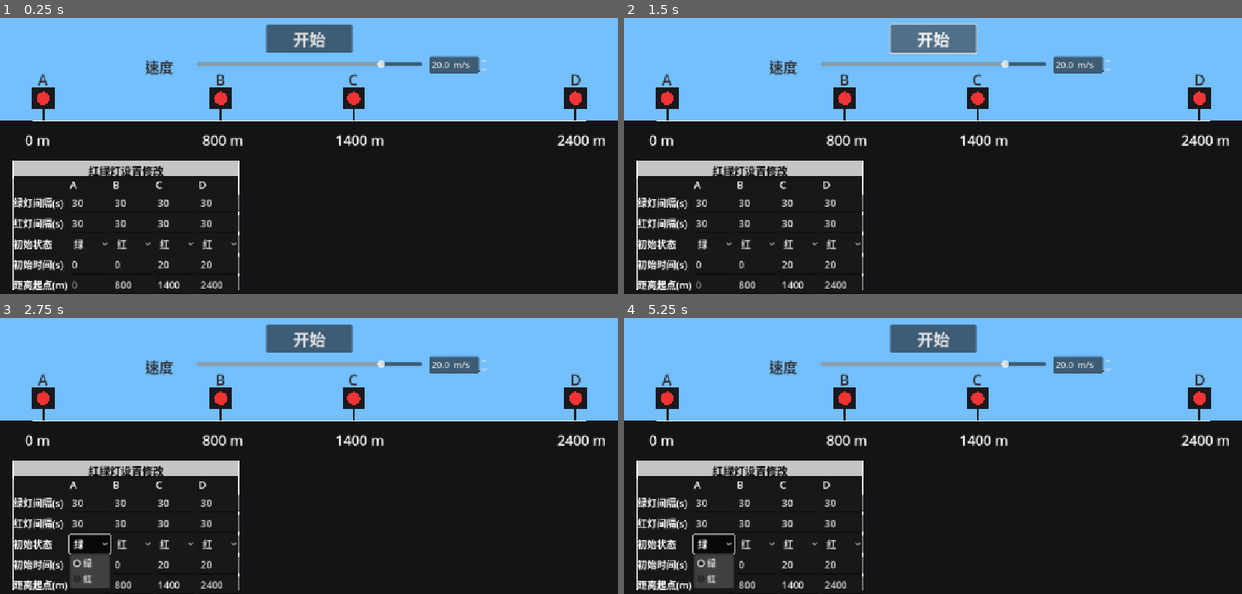
Above: before the commit, frames 1-4 (two rows, left to right).
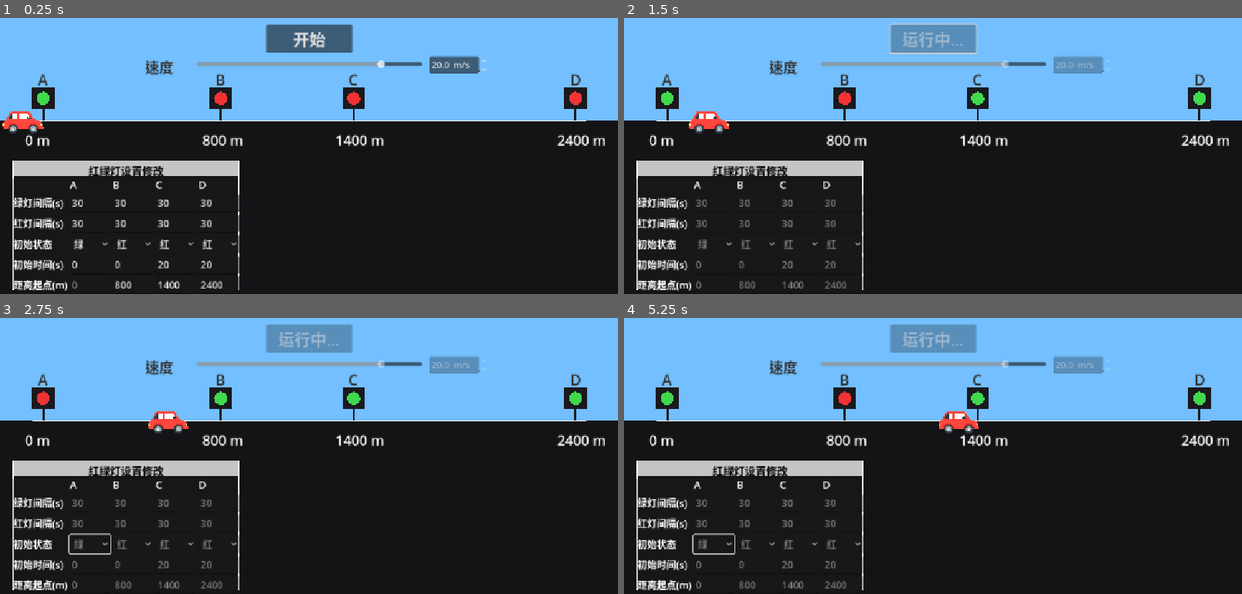
Above: after the commit, the same moments.

Repository: condor86/trafficsimulator
Game: Godot game, scene res://Main.tscn
Two runs of this game, one before a commit and one after it. Both use one fixed random seed, a clock stepped at 60 frames per second and the inputs below.
Inputs (mouse positions are in pixels of both pictures, inside the frame that each line leads up to):
- Up to frame 1 (0.25 s): no input
- Up to frame 2 (1.5 s): click "开始" at 0.5 s; click (933, 37) at 1.25 s, where only the run before the commit has a clickable "开始"
- Up to frame 3 (2.75 s): click (86, 544) at 2 s, where only the run before the commit has a clickable "绿"
- Up to frame 4 (5.25 s): click (753, 544) at 2.75 s, where only the run before the commit has a clickable "红"; click (797, 544) at 3.5 s, where only the run before the commit has a clickable "红"; click (840, 544) at 4.25 s, where only the run before the commit has a clickable "红"; click (710, 544) at 5 s, where only the run before the commit has a clickable "绿"

The runs differ from the first frame. In frame 1, 0.4% of the frame differs, in the area x 0-8%, y 26-42%; in frame 2, 3.3%; in frame 3, 4.1%, in the area x 11-95%, y 2-99%; in frame 4, 4.1%.
Error before the commit: Invalid call. Nonexistent function 'read_all_lights' in base 'Control (TrafficUI)'. (res://scripts/traffic_root.gd:78)

Commit message:
fix: 修好了clamp的bug，现在整个代码是可以正常跑的
但是整个代码有臃肿的问题，后续我会尝试重构一下代码

Diff:
--- a/scripts/traffic_root.gd
+++ b/scripts/traffic_root.gd
@@ -43,7 +43,7 @@
 
 const LIGHT_SCALE := 1.5
 
-# 新增：距离约束
+# 新增：距离约束（这里可以保留，但不再做“全行回推”）
 const DIST_MIN_GAP := 50.0
 const DIST_MAX_D := 3000.0
 
@@ -67,7 +67,6 @@
 	ui.set_show_light_panels(show_light_panels)
 	ui.layout_for_intersections(_intersection_positions, road_y, tick_size)
 
-	# 把当前导出的 ABCD 距离回写给 UI，保证一致
 	ui.set_distances_from_root([
 		0.0,
 		dist_B_from_A_m,
@@ -137,7 +136,6 @@
 	queue_redraw()
 
 func _on_ui_start_pressed() -> void:
-	# 开始之前再读一遍 UI 的距离，做一次兜底
 	var dists_from_ui = ui.read_all_distances()
 	_apply_distances_from_ui(dists_from_ui)
 
@@ -156,12 +154,10 @@
 	_waiting_dialog_unlock = false
 
 func _on_ui_lights_changed() -> void:
-	# 不在运行时才能变
 	if _sim and not _sim.running:
 		var lights = ui.read_all_lights()
 		_sim.apply_lights(lights)
 
-		# ★ 新增：读位置并应用
 		var dists_from_ui = ui.read_all_distances()
 		_apply_distances_from_ui(dists_from_ui)
 
@@ -171,33 +167,21 @@
 	if _sim and not _sim.running:
 		_sim.set_speed_mps(clampf(v, speed_min_mps, speed_max_mps))
 
+# ✔ 关键改动：不再做“全行级联回推”，只吃 UI 的数值
 func _apply_distances_from_ui(dists: Array) -> void:
 	if dists.size() < 4:
 		return
 
-	var a := 0.0
-	var b := float(dists[1])
-	var c := float(dists[2])
-	var d := float(dists[3])
-
-	# 和 UI 一样的规则，再夹一遍
-	b = maxf(b, a + DIST_MIN_GAP)
-	c = maxf(c, b + DIST_MIN_GAP)
-	d = maxf(d, c + DIST_MIN_GAP)
-	d = minf(d, DIST_MAX_D)
-
-	if c > d - DIST_MIN_GAP:
-		c = d - DIST_MIN_GAP
-	if b > c - DIST_MIN_GAP:
-		b = c - DIST_MIN_GAP
-	b = maxf(b, a + DIST_MIN_GAP)
-
-	# 更新导出量
-	dist_B_from_A_m = b
-	dist_C_from_A_m = c
-	dist_D_from_A_m = d
-
-	# 重新布局 + 同步 UI + 同步模拟
+	# A 永远是 0
+	dist_B_from_A_m = float(dists[1])
+	dist_C_from_A_m = float(dists[2])
+	dist_D_from_A_m = float(dists[3])
+
+	# 这里如果你担心 UI 给了一个特别离谱的，就只做硬边界，不做连锁：
+	dist_B_from_A_m = clampf(dist_B_from_A_m, 0.0 + DIST_MIN_GAP, DIST_MAX_D)
+	dist_C_from_A_m = clampf(dist_C_from_A_m, dist_B_from_A_m + DIST_MIN_GAP, DIST_MAX_D)
+	dist_D_from_A_m = clampf(dist_D_from_A_m, dist_C_from_A_m + DIST_MIN_GAP, DIST_MAX_D)
+
 	_auto_layout_positions()
 	ui.layout_for_intersections(_intersection_positions, road_y, tick_size)
 	if _sim:
@@ -274,7 +258,6 @@
 
 	var dist_labels = PackedFloat32Array([0.0, dist_B_from_A_m, dist_C_from_A_m, dist_D_from_A_m])
 
-	# 用当前 _sim.t 来算灯的状态，避免结束那一帧回到 0
 	var t_for_lights: float = 0.0
 	if _sim:
 		t_for_lights = _sim.t
@@ -297,7 +280,6 @@
 			col = COL_GREEN if int(st["state"]) == LightConfig.LightState.GREEN else COL_RED
 		draw_circle(Vector2(ix, y_bulb), light_bulb_radius * LIGHT_SCALE, col)
 
-		# ABCD 标签
 		draw_string(
 			font,
 			Vector2(ix - 10.0, y_bulb - (16.0 * LIGHT_SCALE)),
@@ -308,7 +290,6 @@
 			COL_LABEL
 		)
 
-		# 距离标签
 		var dist_text: String = str(roundi(dist_labels[i])) + " m"
 		draw_string(
 			font,
--- a/scripts/traffic_ui.gd
+++ b/scripts/traffic_ui.gd
@@ -10,6 +10,7 @@
 
 const DEFAULT_SPEED := 20.0
 
+# 距离行配置
 const DIST_ROW_IDX := 4
 const DIST_MIN_GAP := 50.0
 const DIST_MAX_D := 3000.0
@@ -23,7 +24,7 @@
 var _light_title: Label
 var _light_panel: Panel
 var _light_grid: GridContainer
-var _light_fields: Array = []
+var _light_fields: Array = []     # 5 行，每行 4 个控件
 
 var _table_border_rect: Rect2 = Rect2()
 var _locked_during_run: bool = false
@@ -39,6 +40,7 @@
 const _COL_TITLES = ["A", "B", "C", "D"]
 
 func _ready() -> void:
+	# 顶部控件
 	start_button = get_node_or_null("StartButton") as Button
 	if start_button == null:
 		start_button = Button.new()
@@ -67,6 +69,7 @@
 	_ensure_light_table()
 	_hide_legacy_light_panels()
 
+	# 信号
 	if not start_button.pressed.is_connected(_on_start_pressed):
 		start_button.pressed.connect(_on_start_pressed)
 	if not speed_slider.value_changed.is_connected(_on_speed_slider_changed):
@@ -74,6 +77,7 @@
 	if not speed_input.value_changed.is_connected(_on_speed_input_changed):
 		speed_input.value_changed.connect(_on_speed_input_changed)
 
+	# 默认速度
 	var def := clampf(DEFAULT_SPEED, speed_min_mps, speed_max_mps)
 	speed_slider.value = def
 	speed_input.value = def
@@ -107,6 +111,7 @@
 	speed_input.add_theme_font_size_override("font_size", 22)
 
 func layout_for_intersections(intersections: PackedFloat32Array, road_y: float, tick_size: float) -> void:
+	# 顶部一排
 	if intersections.size() >= 2:
 		var left_x: float = intersections[0]
 		var right_x: float = intersections[intersections.size() - 1]
@@ -135,6 +140,7 @@
 			row_up_y - 4.0
 		)
 
+	# 下方表格
 	if _light_panel:
 		var panel_x: float = 24.0
 		var panel_y: float = road_y + tick_size + 90.0
@@ -180,7 +186,7 @@
 		speed_slider.value = clamped
 	emit_signal("speed_changed", clamped)
 
-# ---------- 表格 ----------
+# —— 创建表格 ——
 func _ensure_light_table() -> void:
 	if _light_panel:
 		return
@@ -203,9 +209,12 @@
 
 	_light_grid = GridContainer.new()
 	_light_grid.columns = 5
+	_light_grid.size_flags_horizontal = Control.SIZE_EXPAND_FILL
+	_light_grid.size_flags_vertical = Control.SIZE_EXPAND_FILL
 	_light_grid.custom_minimum_size = Vector2(400, 190)
 	_light_panel.add_child(_light_grid)
 
+	# 第一行：空 + A/B/C/D
 	var empty_lbl := Label.new()
 	empty_lbl.text = ""
 	empty_lbl.add_theme_font_size_override("font_size", 20)
@@ -231,6 +240,7 @@
 		for col_idx in range(_COL_TITLES.size()):
 			var node: Control
 			if row_idx == 2:
+				# 初始状态 → 下拉
 				var ob := OptionButton.new()
 				ob.add_item("绿", 0)
 				ob.add_item("红", 1)
@@ -240,22 +250,23 @@
 				_light_grid.add_child(ob)
 				node = ob
 			elif row_idx == DIST_ROW_IDX:
+				# 距离起点(m)
 				var le_dist := LineEdit.new()
 				le_dist.size_flags_horizontal = Control.SIZE_EXPAND_FILL
 				le_dist.custom_minimum_size = Vector2(70, 26)
 				le_dist.add_theme_font_size_override("font_size", 18)
-
 				if col_idx == 0:
 					le_dist.text = "0"
 					le_dist.editable = false
 				else:
 					le_dist.text = "800"
+					# ✔ 这里带上列号
 					le_dist.text_submitted.connect(_on_distance_cell_submitted.bind(col_idx))
 					le_dist.focus_exited.connect(_on_distance_cell_focus_exited.bind(col_idx))
-
 				_light_grid.add_child(le_dist)
 				node = le_dist
 			else:
+				# 普通数值
 				var le := LineEdit.new()
 				le.size_flags_horizontal = Control.SIZE_EXPAND_FILL
 				le.custom_minimum_size = Vector2(70, 26)
@@ -266,7 +277,7 @@
 			row_arr.append(node)
 		_light_fields.append(row_arr)
 
-	# 默认值保持原来的
+	# 默认值
 	(_light_fields[0][0] as LineEdit).text = "30"
 	(_light_fields[1][0] as LineEdit).text = "30"
 	(_light_fields[2][0] as OptionButton).selected = 0
@@ -287,6 +298,7 @@
 	(_light_fields[2][3] as OptionButton).selected = 1
 	(_light_fields[3][3] as LineEdit).text = "20"
 
+	# 距离行初始
 	var dist_row = _light_fields[DIST_ROW_IDX]
 	(dist_row[0] as LineEdit).text = "0"
 	(dist_row[1] as LineEdit).text = "800"
@@ -301,7 +313,7 @@
 	)
 	queue_redraw()
 
-# ---------- 表格事件 ----------
+# —— 普通数值行变更 ——
 func _on_light_line_changed(_new_text: String, row_idx: int, _col_idx: int) -> void:
 	if _locked_during_run:
 		return
@@ -309,35 +321,30 @@
 		return
 	emit_signal("lights_changed")
 
-func _on_light_state_selected(_idx: int, _row_idx: int, _col_idx: int) -> void:
-	if _locked_during_run:
-		return
-	emit_signal("lights_changed")
-
+# —— 距离行：按回车 ——
 func _on_distance_cell_submitted(_text: String, col_idx: int) -> void:
 	if _locked_during_run:
 		return
 	if col_idx == 0:
 		return
 	_updating_distances = true
-	_clamp_single_distance(col_idx)
+	_apply_single_distance_clamp(col_idx)
 	_updating_distances = false
 	emit_signal("lights_changed")
 
+# —— 距离行：失焦 ——
 func _on_distance_cell_focus_exited(col_idx: int) -> void:
 	if _locked_during_run:
 		return
 	if col_idx == 0:
 		return
-	if _updating_distances:
-		return
 	_updating_distances = true
-	_clamp_single_distance(col_idx)
+	_apply_single_distance_clamp(col_idx)
 	_updating_distances = false
 	emit_signal("lights_changed")
 
-# 只 clamp 当前列，不动其它列
-func _clamp_single_distance(col_idx: int) -> void:
+# ✔ 关键改动：只 clamp 当前列，不去动别的
+func _apply_single_distance_clamp(col_idx: int) -> void:
 	if _light_fields.size() <= DIST_ROW_IDX:
 		return
 	var dist_row = _light_fields[DIST_ROW_IDX]
@@ -347,34 +354,34 @@
 	var c := _to_nonneg_time((dist_row[2] as LineEdit).text, 1400.0)
 	var d := _to_nonneg_time((dist_row[3] as LineEdit).text, 2400.0)
 
-	if col_idx == 1:
-		var lower := a + DIST_MIN_GAP
-		var upper := DIST_MAX_D
-		if c > 0.0:
-			upper = minf(c - DIST_MIN_GAP, DIST_MAX_D)
-		if upper < lower:
-			upper = lower
-		b = clampf(b, lower, upper)
-		(dist_row[1] as LineEdit).text = str(roundi(b))
-	elif col_idx == 2:
-		var lower := b + DIST_MIN_GAP
-		var upper := DIST_MAX_D
-		if d > 0.0:
-			upper = minf(d - DIST_MIN_GAP, DIST_MAX_D)
-		if upper < lower:
-			upper = lower
-		c = clampf(c, lower, upper)
-		(dist_row[2] as LineEdit).text = str(roundi(c))
-	elif col_idx == 3:
-		var lower := c + DIST_MIN_GAP
-		var upper := DIST_MAX_D
-		if upper < lower:
-			upper = lower
-		d = clampf(d, lower, upper)
-		(dist_row[3] as LineEdit).text = str(roundi(d))
-
-	(dist_row[0] as LineEdit).text = "0"
-
+	match col_idx:
+		1:
+			var min_b = a + DIST_MIN_GAP
+			var max_b = minf(c - DIST_MIN_GAP, DIST_MAX_D)
+			if max_b < min_b:
+				b = minf(min_b, DIST_MAX_D)
+			else:
+				b = clampf(b, min_b, max_b)
+			(dist_row[1] as LineEdit).text = str(roundi(b))
+		2:
+			var min_c = b + DIST_MIN_GAP
+			var max_c = minf(d - DIST_MIN_GAP, DIST_MAX_D)
+			if max_c < min_c:
+				c = minf(min_c, DIST_MAX_D)
+			else:
+				c = clampf(c, min_c, max_c)
+			(dist_row[2] as LineEdit).text = str(roundi(c))
+		3:
+			var min_d = c + DIST_MIN_GAP
+			d = clampf(d, min_d, DIST_MAX_D)
+			(dist_row[3] as LineEdit).text = str(roundi(d))
+
+func _on_light_state_selected(_idx: int, _row_idx: int, _col_idx: int) -> void:
+	if _locked_during_run:
+		return
+	emit_signal("lights_changed")
+
+# —— root 写进来时，也按单元格各自 clamp ——
 func set_distances_from_root(dists: Array) -> void:
 	if _light_fields.size() <= DIST_ROW_IDX:
 		return
@@ -383,13 +390,16 @@
 	(dist_row[0] as LineEdit).text = "0"
 	if dists.size() >= 2:
 		(dist_row[1] as LineEdit).text = str(roundi(dists[1]))
+		_apply_single_distance_clamp(1)
 	if dists.size() >= 3:
 		(dist_row[2] as LineEdit).text = str(roundi(dists[2]))
+		_apply_single_distance_clamp(2)
 	if dists.size() >= 4:
 		(dist_row[3] as LineEdit).text = str(roundi(dists[3]))
-	_apply_distance_clamp_and_write()
+		_apply_single_distance_clamp(3)
 	_updating_distances = false
 
+# —— root 读当前 UI 的距离 ——
 func read_all_distances() -> Array:
 	var res := [0.0, 800.0, 1400.0, 2400.0]
 	if _light_fields.size() <= DIST_ROW_IDX:
@@ -401,34 +411,29 @@
 	res[3] = _to_nonneg_time((dist_row[3] as LineEdit).text, 2400.0)
 	return res
 
-# 这个给 root 初始注入时用的“全行整理版”
-func _apply_distance_clamp_and_write() -> void:
-	if _light_fields.size() <= DIST_ROW_IDX:
-		return
-	var dist_row = _light_fields[DIST_ROW_IDX]
-
-	var a := 0.0
-	var b := _to_nonneg_time((dist_row[1] as LineEdit).text, 800.0)
-	var c := _to_nonneg_time((dist_row[2] as LineEdit).text, 1400.0)
-	var d := _to_nonneg_time((dist_row[3] as LineEdit).text, 2400.0)
-
-	b = maxf(b, a + DIST_MIN_GAP)
-	c = maxf(c, b + DIST_MIN_GAP)
-	d = maxf(d, c + DIST_MIN_GAP)
-	d = minf(d, DIST_MAX_D)
-
-	if c > d - DIST_MIN_GAP:
-		c = d - DIST_MIN_GAP
-	if b > c - DIST_MIN_GAP:
-		b = c - DIST_MIN_GAP
-	b = maxf(b, a + DIST_MIN_GAP)
-
-	(dist_row[0] as LineEdit).text = "0"
-	(dist_row[1] as LineEdit).text = str(roundi(b))
-	(dist_row[2] as LineEdit).text = str(roundi(c))
-	(dist_row[3] as LineEdit).text = str(roundi(d))
-
-# 运行状态控制
+func read_all_lights() -> Array:
+	var res := []
+	for col_idx in range(_COL_TITLES.size()):
+		var le_g := _light_fields[0][col_idx] as LineEdit
+		var le_r := _light_fields[1][col_idx] as LineEdit
+		var ob_st := _light_fields[2][col_idx] as OptionButton
+		var le_el := _light_fields[3][col_idx] as LineEdit
+
+		var g_val: float = _to_pos_time(le_g.text, 30.0)
+		var r_val: float = _to_pos_time(le_r.text, 30.0)
+		var el_val: float = _to_nonneg_time(le_el.text, 0.0)
+
+		var st_val: int = LightConfig.LightState.GREEN
+		if ob_st.selected == 1:
+			st_val = LightConfig.LightState.RED
+
+		var cfg := LightConfig.new(g_val, r_val, st_val, el_val)
+		res.append(cfg)
+	return res
+
+func set_show_light_panels(_show: bool) -> void:
+	pass
+
 func set_running(is_running: bool) -> void:
 	_locked_during_run = is_running
 
@@ -455,11 +460,6 @@
 				le.editable = (le.editable and en)
 			elif ctrl is OptionButton:
 				(ctrl as OptionButton).disabled = not en
-
-# ★ 补回这个函数，给 root 调用
-func set_show_light_panels(_show: bool) -> void:
-	# 我们现在用新表格了，这里保持空实现即可
-	pass
 
 func _hide_legacy_light_panels() -> void:
 	var names = [
@@ -475,7 +475,7 @@
 	if _table_border_rect.size.x > 0.0 and _table_border_rect.size.y > 0.0:
 		draw_rect(_table_border_rect, Color(1, 1, 1, 1), false, 1.0)
 
-# 工具
+# —— 工具 ——
 func _to_pos_time(txt: String, fallback: float) -> float:
 	var v := float(txt)
 	if v <= 0.0:
